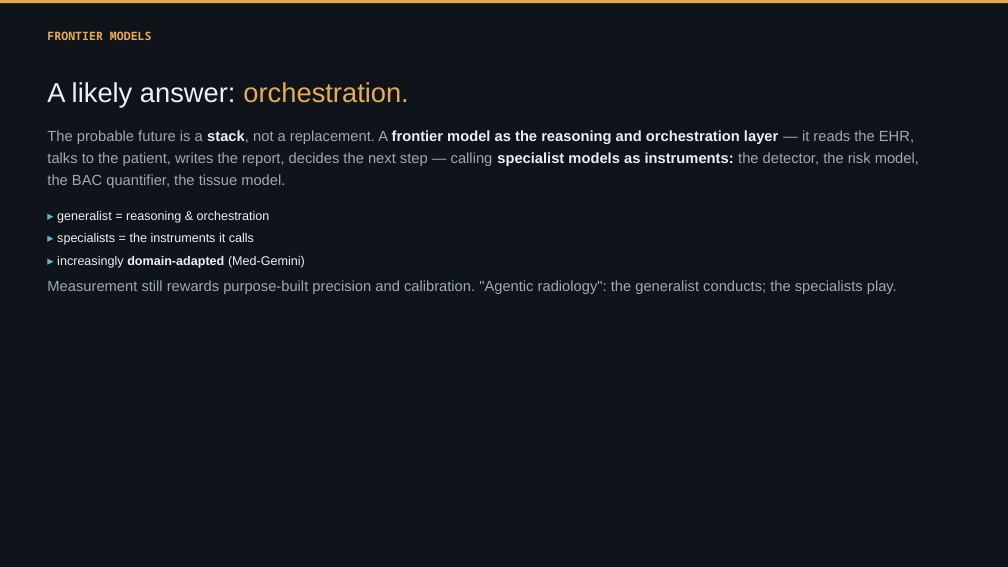
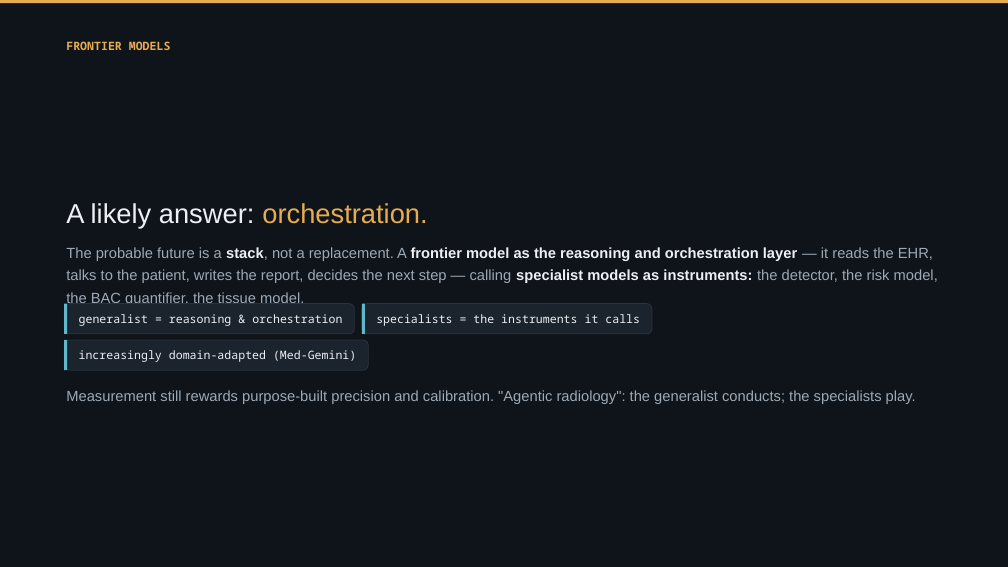
Before and after one commit to Emory-HITI/Mammo, a slide deck: slide 51 of keynote-iwbi-2026/pptx/IWBI2026_Trivedi_FULL_keynote.pptx. Drawn at 1008x567 pixels with LibreOffice and Linux fonts; fonts in the diff are those of the drawing. Boxes give left, top, right and bottom in pixels: in the first picture for what was removed or moved away, otherwise in the second. Text is boxed around its words. In the diff, an @@ line names an element or a change of style, - is before the commit and + after.

```diff
--- a/keynote-iwbi-2026/pptx/IWBI2026_Trivedi_FULL_keynote.pptx
+++ b/keynote-iwbi-2026/pptx/IWBI2026_Trivedi_FULL_keynote.pptx
@@ text "FRONTIER MODELS": place and size @@
-text "FRONTIER MODELS" at <box>47,31,152,40</box>
+text "FRONTIER MODELS" at <box>66,41,171,50</box>
@@ text "FRONTIER MODELS" at <box>66,41,171,50</box>: line spacing 1.14 to 1.28 @@
@@ text "A likely answer: orchestration.": place and size @@
-text "A likely answer: orchestration." at <box>47,82,408,106</box>
+text "A likely answer: orchestration." at <box>66,203,427,228</box>
@@ text "The probable future is a ...": place and size @@
-text "The probable future is a ..." at <box>47,130,919,188</box>
+text "The probable future is a ..." at <box>66,247,938,306</box>
@@ text "The probable future is a ..." at <box>66,247,938,306</box>: line spacing 1.25 to 1.28 @@
@@ rounded rectangle "generalist = reasoning & orchestration": place and size @@
-rounded rectangle "generalist = reasoning & orchestration" at <box>57,211,270,223</box>
+rounded rectangle "generalist = reasoning & orchestration" at <box>64,304,355,334</box>
@@ rectangle added at <box>64,304,67,334</box>, fill #5FB7C9 @@
@@ text in rounded rectangle at <box>79,314,342,326</box>: text changed; size 12 to 11 pt; font Arial to Noto Sans Mono @@
-▸ generalist = reasoning & orchestration
+generalist = reasoning & orchestration
@@ rounded rectangle "specialists = the instruments it ...": place and size @@
-rounded rectangle "specialists = the instruments it ..." at <box>57,233,254,245</box>
+rounded rectangle "specialists = the instruments it ..." at <box>362,304,653,334</box>
@@ rectangle added at <box>362,304,365,334</box>, fill #5FB7C9 @@
@@ text in rounded rectangle at <box>376,314,640,326</box>: text changed; size 12 to 11 pt; font Arial to Noto Sans Mono @@
-▸ specialists = the instruments it calls
+specialists = the instruments it calls
@@ vertical alignment top to middle; fill none to #1B232D; outline none to #2A333E 0.75 pt in 3 elements at <box>64,304,355,334</box>, <box>362,304,653,334</box>, <box>64,340,368,371</box> @@
@@ rounded rectangle "increasingly domain-adapted (Med-Gemini)": place and size @@
-rounded rectangle "increasingly domain-adapted (Med-Gemini)" at <box>57,256,305,268</box>
+rounded rectangle "increasingly domain-adapted (Med-Gemini)" at <box>64,340,368,371</box>
@@ rectangle added at <box>64,340,67,371</box>, fill #5FB7C9 @@
@@ text in rounded rectangle at <box>79,350,356,362</box>: text changed; size 12 to 11 pt; font Arial to Noto Sans Mono @@
-▸ increasingly domain-adapted (Med-Gemini)
+increasingly domain-adapted (Med-Gemini)
@@ text "Measurement still rewards purpose-built precision ..." at <box>66,390,916,404</box>: line spacing 1.25 to 1.28 @@
@@ text "Measurement still rewards purpose-built precision ...": place and size @@
-text "Measurement still rewards purpose-built precision ..." at <box>47,280,897,294</box>
+text "Measurement still rewards purpose-built precision ..." at <box>66,390,916,404</box>
```
Also in this commit, not shown: 57 other slides changed, 1 slide added, 1 slide removed, 14 other files.
